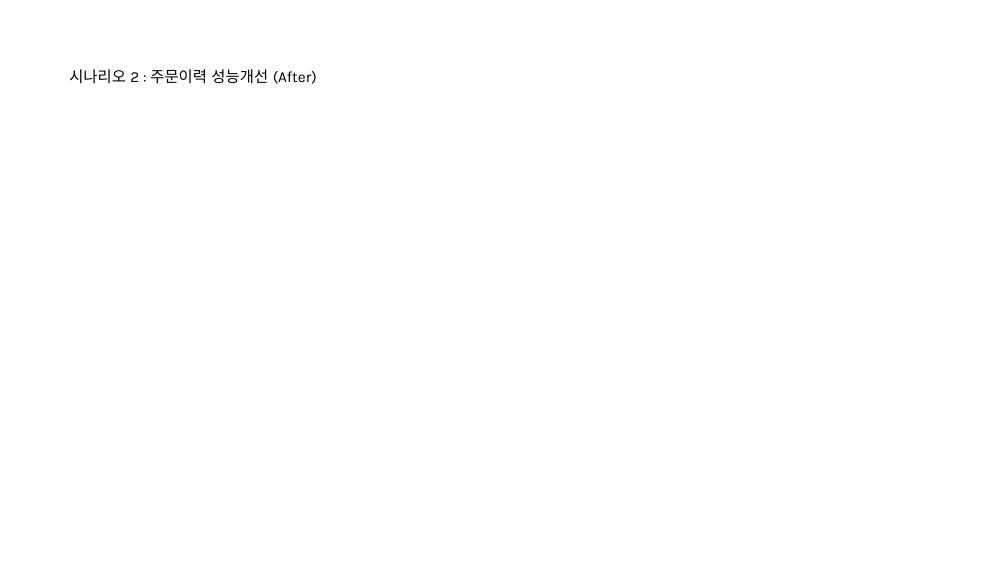
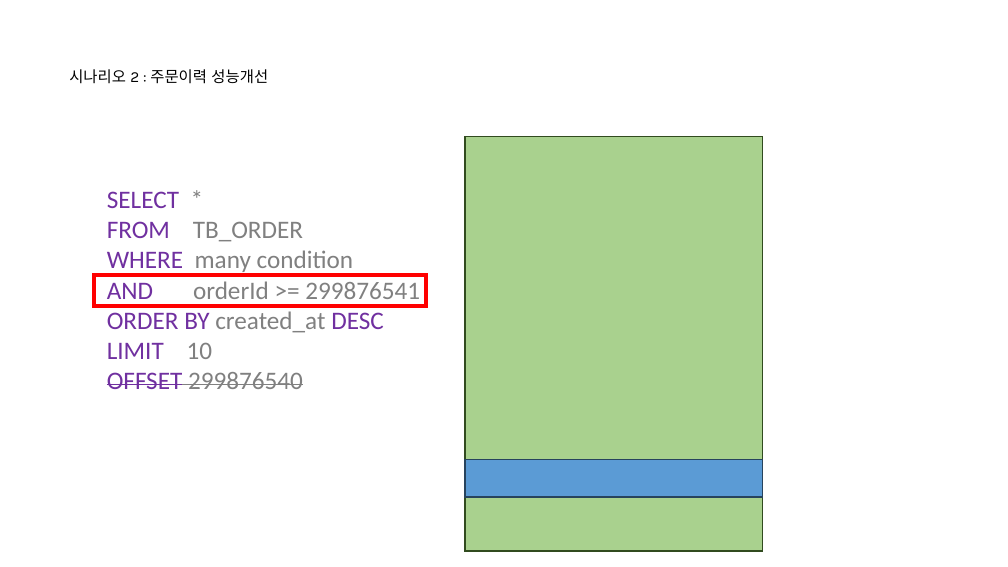
Before and after one commit to nayasis/fastcampus-hyper-webflux, a slide deck: slide 12 of 99.ppt/[Ch4-8. 결제 서비스 기능확장.pptx (slide 10 before the commit). Drawn at 1008x567 pixels with LibreOffice and Linux fonts; fonts in the diff are those of the drawing; background and template pictures are left out. Boxes give left, top, right and bottom in pixels: in the first picture for what was removed or moved away, otherwise in the second. Text is boxed around its words. In the diff, an @@ line names an element or a change of style, - is before the commit and + after.

```diff
--- a/99.ppt/[Ch4-8. 결제 서비스 기능확장.pptx
+++ b/99.ppt/[Ch4-8. 결제 서비스 기능확장.pptx
@@ title at [69, 69, 268, 84]: text changed @@
-시나리오 2 : 주문이력 성능개선 (After)
+시나리오 2 : 주문이력 성능개선
@@ rectangle added at [465, 137, 762, 551], fill #A9D18E, outline #314C1F 1 pt @@
@@ text added at [107, 191, 420, 389], 18 pt, text #808080 @@
+SELECT *
+FROM TB_ORDER
+WHERE many condition
+AND orderId >= 299876541
+ORDER BY created_at DESC
+LIMIT 10
+OFFSET 299876540
@@ rectangle added at [94, 275, 426, 306], outline #FF0000 3 pt @@
@@ rectangle added at [465, 460, 762, 497], fill #5B9BD5, outline #28445D 1 pt @@
```
Also in this commit, not shown: 6 other slides changed, 10 slides added.
